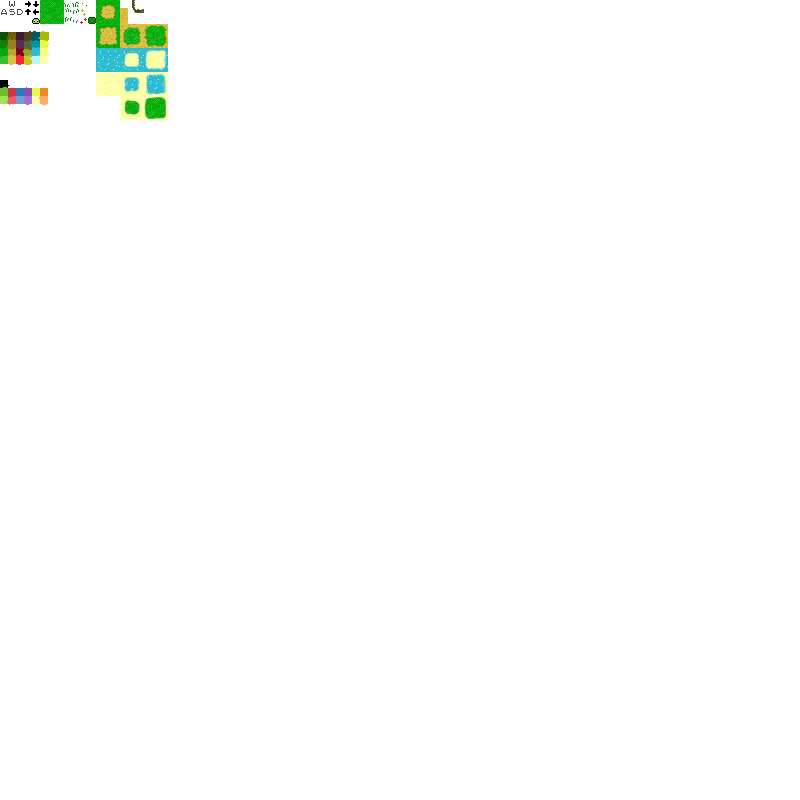
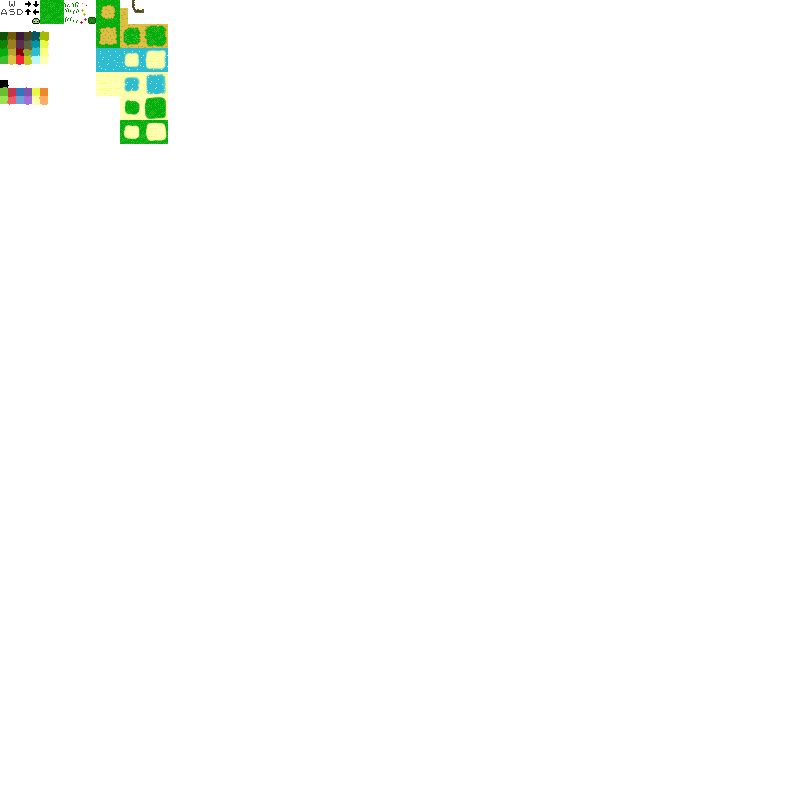
Before/after of a 800 x 800 layered artwork. What changed in the layer stack:
painted on "terrain" over [120,120,168,144]
